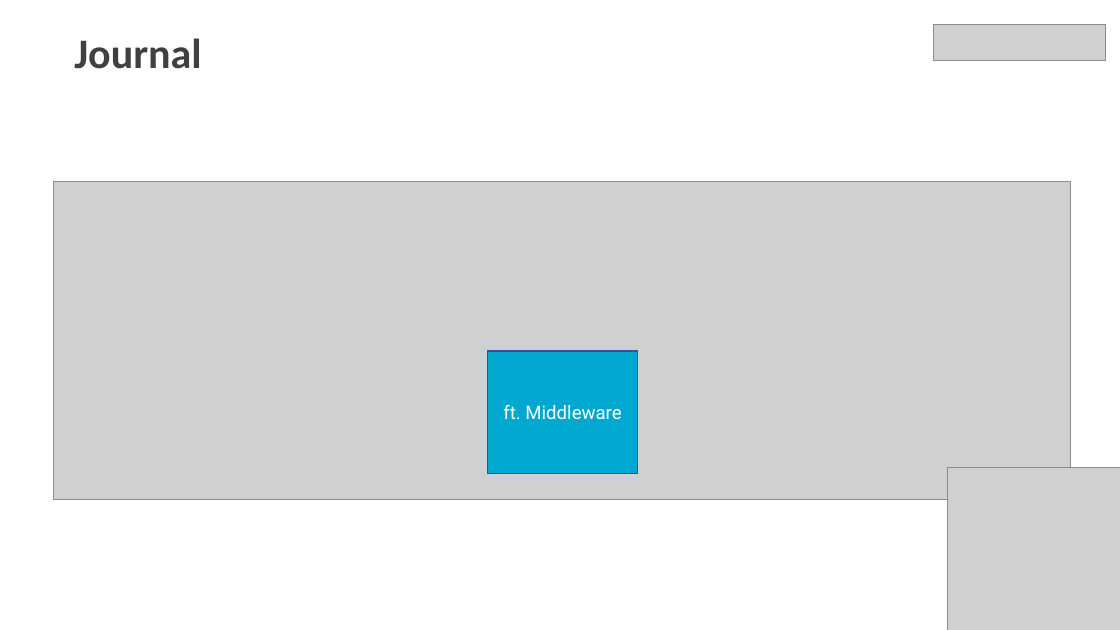
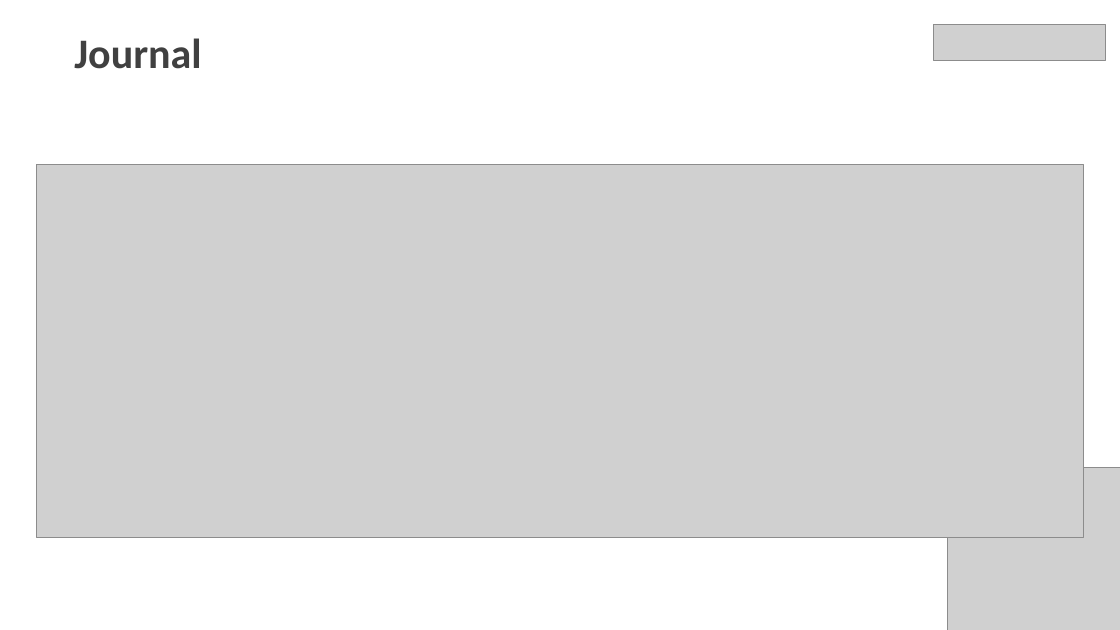
Before and after one commit to fiskaltrust/productdescription-de-doc, a slide deck: slide 17 of for-poscreators/presentation/media/lead-presentation-creator-de.pptx. Drawn at 1120x630 pixels with LibreOffice and Linux fonts; fonts in the diff are those of the drawing; grey boxes stand for pictures. Boxes give left, top, right and bottom in pixels: in the first picture for what was removed or moved away, otherwise in the second. Text is boxed around its words. In the diff, an @@ line names an element or a change of style, - is before the commit and + after.

```diff
--- a/for-poscreators/presentation/media/lead-presentation-creator-de.pptx
+++ b/for-poscreators/presentation/media/lead-presentation-creator-de.pptx
@@ picture: place and size @@
-picture at (53,181,1071,500)
+picture at (36,165,1084,538)
@@ rectangle removed at (487,351,638,474) @@
-ft. Middleware
```
Also in this commit, not shown: 4 other slides changed, 19 other files.
